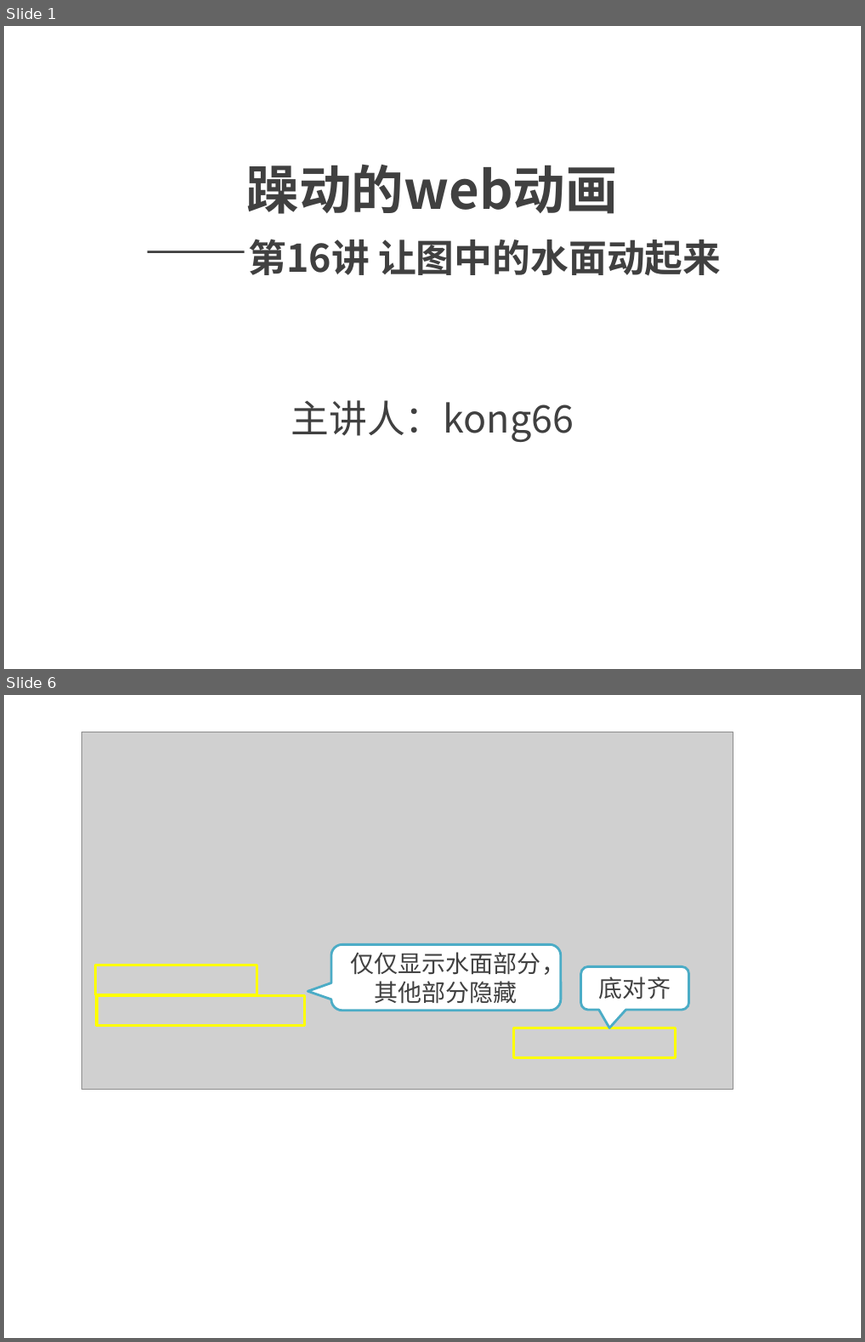
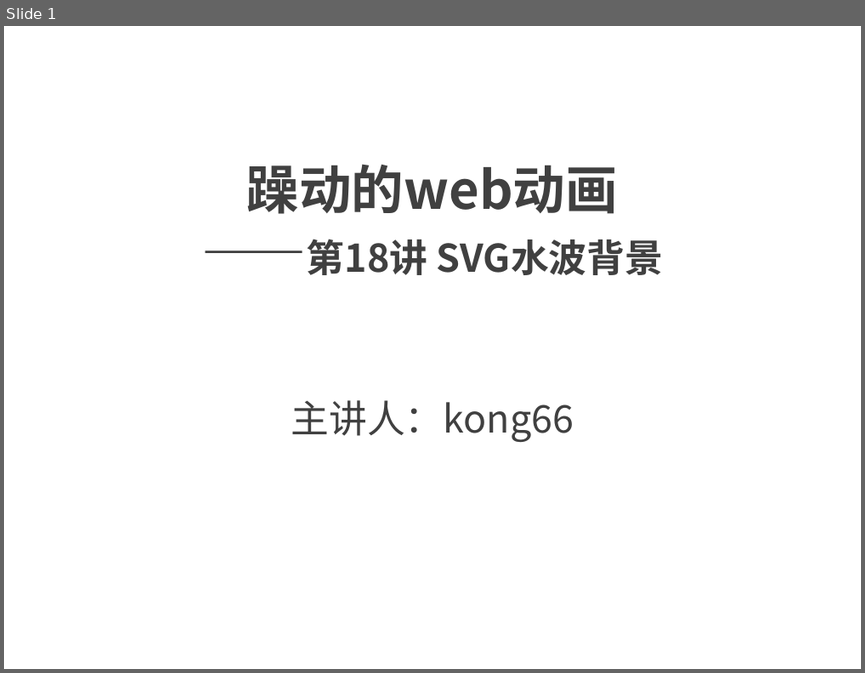
Before and after one commit to kong66/webAni, a slide deck: 18-svg-filter-water-wave/18.pptx. Shown one above the other, each under a label of ours: slides 1 and 6 before the commit, slide 1 after it; the slides between them are not shown. The pictures are 865x1342 and 865x673 pixels, drawn with LibreOffice and Linux fonts; fonts in the diff are those of the drawing; grey boxes stand for pictures. Boxes give left, top, right and bottom in pixels: in the first picture for what was removed or moved away, otherwise in the second. Text is boxed around its words. In the diff, an @@ line names an element or a change of style, - is before the commit and + after.

```diff
--- a/18-svg-filter-water-wave/18.pptx
+++ b/18-svg-filter-water-wave/18.pptx
@@ slide 6 removed at (4, 695, 861, 1338), background #FFFFFF @@
@@ picture removed at (82, 732, 734, 1089) @@
@@ rounded speech box removed at (331, 944, 561, 1010) @@
-仅仅显示水面部分，其他部分隐藏
@@ rectangle removed at (95, 965, 256, 995) @@
@@ rounded speech box removed at (580, 967, 688, 1009) @@
-底对齐
@@ rectangle removed at (97, 995, 304, 1025) @@
@@ rectangle removed at (513, 1027, 675, 1057) @@
@@ slide 1 changed as well @@
@@ title at (247, 164, 664, 275): text changed @@
-躁动的web动画
-——第16讲 让图中的水面动起来
+躁动的web动画
+——第18讲 SVG水波背景
```
Also in this commit, not shown: 2 other slides changed, 19 slides added, 10 other slides removed, 7 other files.
